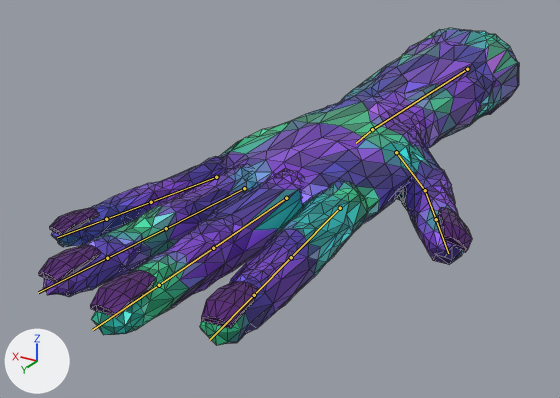
Renders of the glTF model models/hand_boss/hand_boss.glb from each side of a commit.
Both versions are drawn from a 50 mm lens placed at (-4.02, 9.08, 3.23), pointed at (0.6, 1.38, -0.62). Arrows for +X, +Y and +Z are at lower left; the lights stay in place. The older version comes first. The bones that bend it are drawn over the model as lines. Mesh edges are drawn as thin lines.

Objects in the first picture: 'HandBossMesh'.
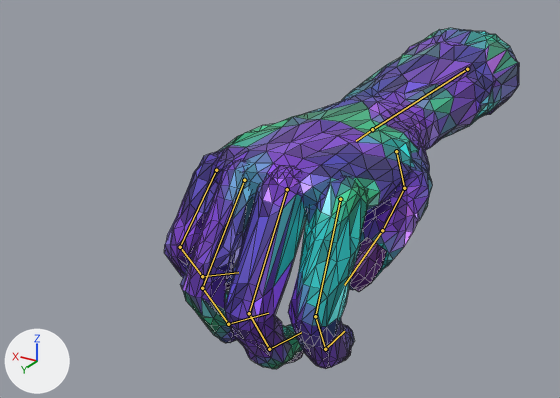
The newer file adds an action. The first version stands in its rest pose; the second is drawn at frame 6 of the action 'FanClose'.

Edits to the bpy script that builds the scene:
```text
Change bone_hand:
    where bone_hand = bpy.data.objects['HandBoss'].pose.bones['hand']  # child of 'forearm'
    bone_hand.rotation_quaternion: (1.0, 0.0, 0.0, 0.0) -> (1.0, 0.018, 0.0, 0.0)  # degrees (0, 0, 0) -> degrees (2, 0, 0)
Change bone_index_1:
    where bone_index_1 = bpy.data.objects['HandBoss'].pose.bones['index_1']  # child of 'hand'
    bone_index_1.rotation_quaternion: (1.0, 0.0, 0.0, 0.0) -> (0.886, -0.463, -0.016, 0.03)  # degrees (0, 0, 0) -> degrees (-55, 0, 4)
Change bone_index_2:
    where bone_index_2 = bpy.data.objects['HandBoss'].pose.bones['index_2']  # child of 'index_1'
    bone_index_2.rotation_quaternion: (1.0, 0.0, 0.0, 0.0) -> (0.828, -0.561, 0.0, 0.0)  # degrees (0, 0, 0) -> degrees (-68, 0, 0)
Change bone_index_3:
    where bone_index_3 = bpy.data.objects['HandBoss'].pose.bones['index_3']  # child of 'index_2'
    bone_index_3.rotation_quaternion: (1.0, 0.0, 0.0, 0.0) -> (0.932, -0.363, 0.0, 0.0)  # degrees (0, 0, 0) -> degrees (-43, 0, 0)
Change bone_middle_1:
    where bone_middle_1 = bpy.data.objects['HandBoss'].pose.bones['middle_1']  # child of 'hand'
    bone_middle_1.rotation_quaternion: (1.0, 0.0, 0.0, 0.0) -> (0.886, -0.463, -0.005, 0.01)  # degrees (0, 0, 0) -> degrees (-55, 0, 1)
Change bone_middle_2:
    where bone_middle_2 = bpy.data.objects['HandBoss'].pose.bones['middle_2']  # child of 'middle_1'
    bone_middle_2.rotation_quaternion: (1.0, 0.0, 0.0, 0.0) -> (0.828, -0.561, 0.0, 0.0)  # degrees (0, 0, 0) -> degrees (-68, 0, 0)
Change bone_middle_3:
    where bone_middle_3 = bpy.data.objects['HandBoss'].pose.bones['middle_3']  # child of 'middle_2'
    bone_middle_3.rotation_quaternion: (1.0, 0.0, 0.0, 0.0) -> (0.932, -0.363, 0.0, 0.0)  # degrees (0, 0, 0) -> degrees (-43, 0, 0)
Change bone_pinky_1:
    where bone_pinky_1 = bpy.data.objects['HandBoss'].pose.bones['pinky_1']  # child of 'hand'
    bone_pinky_1.rotation_quaternion: (1.0, 0.0, 0.0, 0.0) -> (0.885, -0.463, 0.018, -0.034)  # degrees (0, 0, 0) -> degrees (-55, 0, -4)
Change bone_pinky_2:
    where bone_pinky_2 = bpy.data.objects['HandBoss'].pose.bones['pinky_2']  # child of 'pinky_1'
    bone_pinky_2.rotation_quaternion: (1.0, 0.0, 0.0, 0.0) -> (0.828, -0.561, 0.0, 0.0)  # degrees (0, 0, 0) -> degrees (-68, 0, 0)
Change bone_pinky_3:
    where bone_pinky_3 = bpy.data.objects['HandBoss'].pose.bones['pinky_3']  # child of 'pinky_2'
    bone_pinky_3.rotation_quaternion: (1.0, 0.0, 0.0, 0.0) -> (0.932, -0.363, 0.0, 0.0)  # degrees (0, 0, 0) -> degrees (-43, 0, 0)
Change bone_ring_1:
    where bone_ring_1 = bpy.data.objects['HandBoss'].pose.bones['ring_1']  # child of 'hand'
    bone_ring_1.rotation_quaternion: (1.0, 0.0, 0.0, 0.0) -> (0.886, -0.463, 0.006, -0.012)  # degrees (0, 0, 0) -> degrees (-55, 0, -2)
Change bone_ring_2:
    where bone_ring_2 = bpy.data.objects['HandBoss'].pose.bones['ring_2']  # child of 'ring_1'
    bone_ring_2.rotation_quaternion: (1.0, 0.0, 0.0, 0.0) -> (0.828, -0.561, 0.0, 0.0)  # degrees (0, 0, 0) -> degrees (-68, 0, 0)
Change bone_ring_3:
    where bone_ring_3 = bpy.data.objects['HandBoss'].pose.bones['ring_3']  # child of 'ring_2'
    bone_ring_3.rotation_quaternion: (1.0, 0.0, 0.0, 0.0) -> (0.932, -0.363, 0.0, 0.0)  # degrees (0, 0, 0) -> degrees (-43, 0, 0)
Change bone_thumb_0:
    where bone_thumb_0 = bpy.data.objects['HandBoss'].pose.bones['thumb_0']  # child of 'hand'
    bone_thumb_0.rotation_quaternion: (1.0, 0.0, 0.0, 0.0) -> (0.993, -0.06, 0.006, -0.099)  # degrees (0, 0, 0) -> degrees (-7, 0, -11)
Change bone_thumb_1:
    where bone_thumb_1 = bpy.data.objects['HandBoss'].pose.bones['thumb_1']  # child of 'thumb_0'
    bone_thumb_1.rotation_quaternion: (1.0, 0.0, 0.0, 0.0) -> (0.979, -0.205, 0.0, 0.0)  # degrees (0, 0, 0) -> degrees (-24, 0, 0)
Change bone_thumb_2:
    where bone_thumb_2 = bpy.data.objects['HandBoss'].pose.bones['thumb_2']  # child of 'thumb_1'
    bone_thumb_2.rotation_quaternion: (1.0, 0.0, 0.0, 0.0) -> (0.955, -0.298, 0.0, 0.0)  # degrees (0, 0, 0) -> degrees (-35, 0, 0)
```

Where the change shows, as pixel boxes (x1, y1, x2, y2) in the pictures (560 x 398 px):
'HandBossMesh', posed (26% narrower, 8% taller): before (38, 28, 519, 345); after (164, 28, 519, 369)
bone 'hand', root to tip: before (372, 129) to (356, 143); after (372, 129) to (356, 141)
bone 'index_1', root to tip: before (340, 208) to (291, 257); after (340, 199) to (315, 316)
bone 'index_2', root to tip: before (291, 257) to (254, 295); after (315, 316) to (325, 349)
bone 'index_3', root to tip: before (254, 295) to (209, 340); after (325, 349) to (344, 331)
bone 'middle_1', root to tip: before (286, 198) to (213, 248); after (287, 189) to (249, 313)
bone 'middle_2', root to tip: before (213, 248) to (159, 285); after (249, 313) to (269, 349)
bone 'middle_3', root to tip: before (159, 285) to (92, 330); after (269, 349) to (301, 332)
bone 'pinky_1', root to tip: before (216, 177) to (151, 202); after (216, 170) to (180, 247)
bone 'pinky_2', root to tip: before (151, 202) to (106, 219); after (180, 247) to (202, 276)
bone 'pinky_3', root to tip: before (106, 219) to (57, 237); after (202, 276) to (238, 272)
bone 'ring_1', root to tip: before (244, 188) to (166, 228); after (244, 180) to (202, 288)
bone 'ring_2', root to tip: before (166, 228) to (107, 258); after (202, 288) to (228, 324)
bone 'ring_3', root to tip: before (107, 258) to (38, 292); after (228, 324) to (268, 313)
bone 'thumb_0', root to tip: before (396, 152) to (425, 190); after (396, 151) to (404, 188)
bone 'thumb_1', root to tip: before (425, 190) to (436, 219); after (404, 188) to (382, 230)
bone 'thumb_2', root to tip: before (436, 219) to (448, 253); after (382, 230) to (344, 285)
